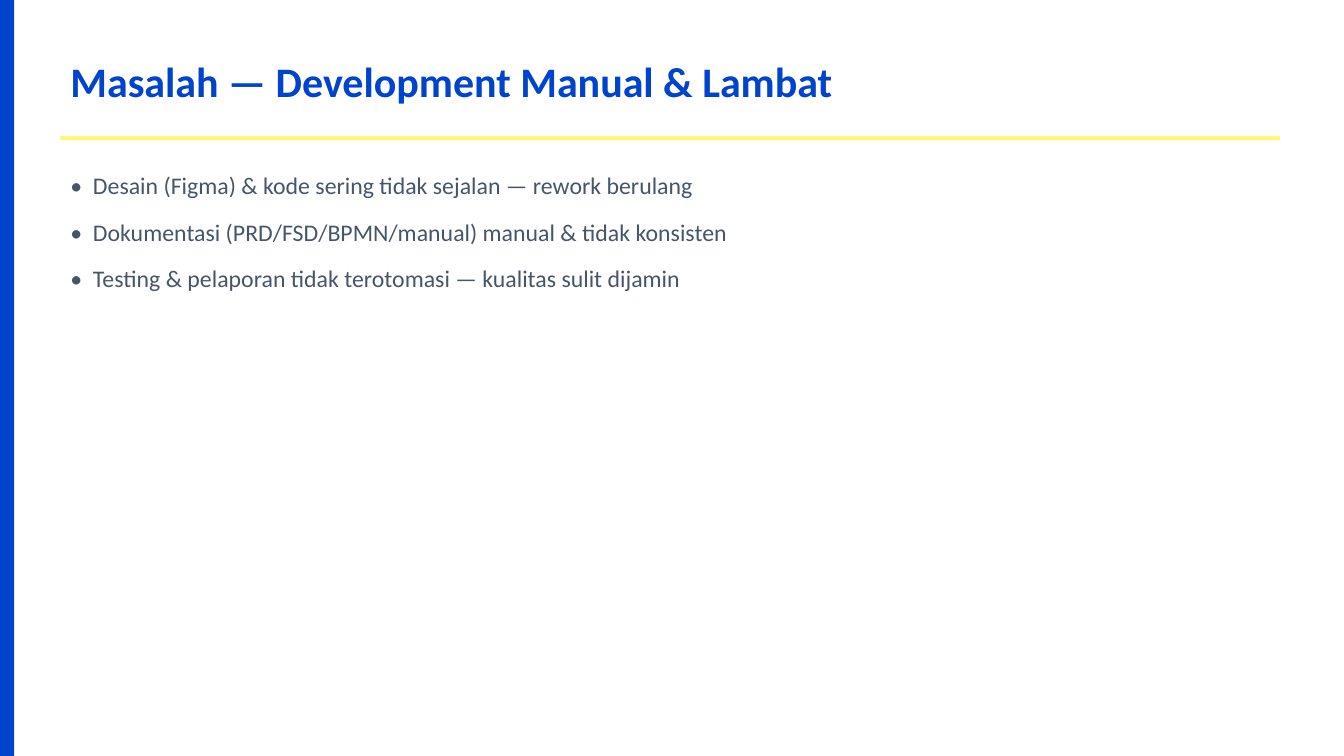
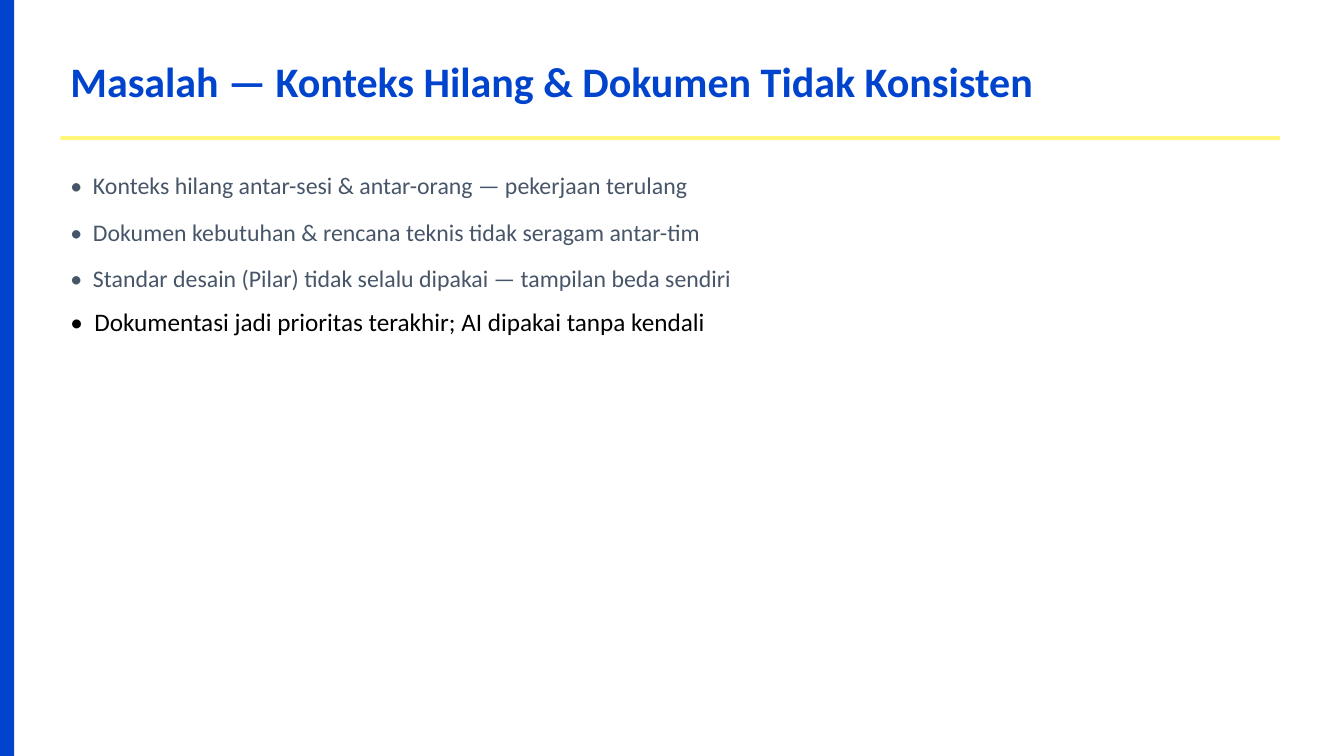
Before and after one commit to dhenta312/hackathon-appraisal, a slide deck: slide 2 of Presentasi-Penilaian-Kinerja.pptx. Drawn at 1344x756 pixels with LibreOffice and Linux fonts; fonts in the diff are those of the drawing. Boxes give left, top, right and bottom in pixels: in the first picture for what was removed or moved away, otherwise in the second. Text is boxed around its words. In the diff, an @@ line names an element or a change of style, - is before the commit and + after.

```diff
--- a/Presentasi-Penilaian-Kinerja.pptx
+++ b/Presentasi-Penilaian-Kinerja.pptx
@@ text at (70,67,1033,104): text changed @@
-Masalah — Development Manual & Lambat
+Masalah — Konteks Hilang & Dokumen Tidak Konsisten
@@ text at (93,177,730,336): text changed @@
-• Desain (Figma) & kode sering tidak sejalan — rework berulang
-• Dokumentasi (PRD/FSD/BPMN/manual) manual & tidak konsisten
-• Testing & pelaporan tidak terotomasi — kualitas sulit dijamin
+• Konteks hilang antar-sesi & antar-orang — pekerjaan terulang
+• Dokumen kebutuhan & rencana teknis tidak seragam antar-tim
+• Standar desain (Pilar) tidak selalu dipakai — tampilan beda sendiri
+• Dokumentasi jadi prioritas terakhir; AI dipakai tanpa kendali
```
Also in this commit, not shown: 6 other slides changed, 1 slide added, 1 slide removed, 2 other files.
